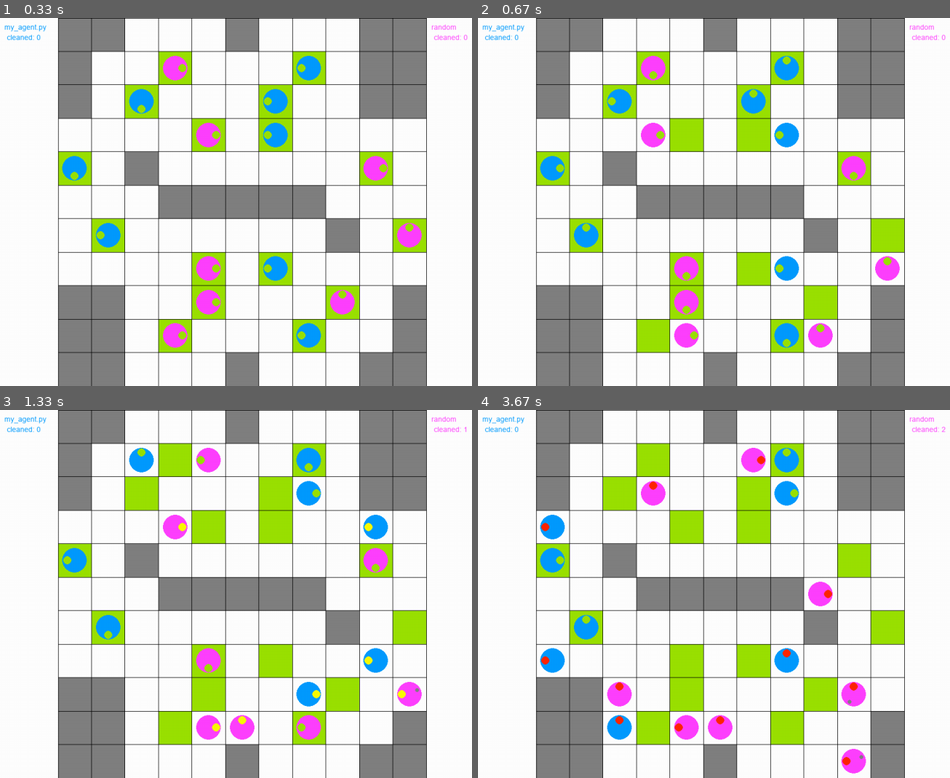
Above: before the commit, frames 1-4 (two rows, left to right).
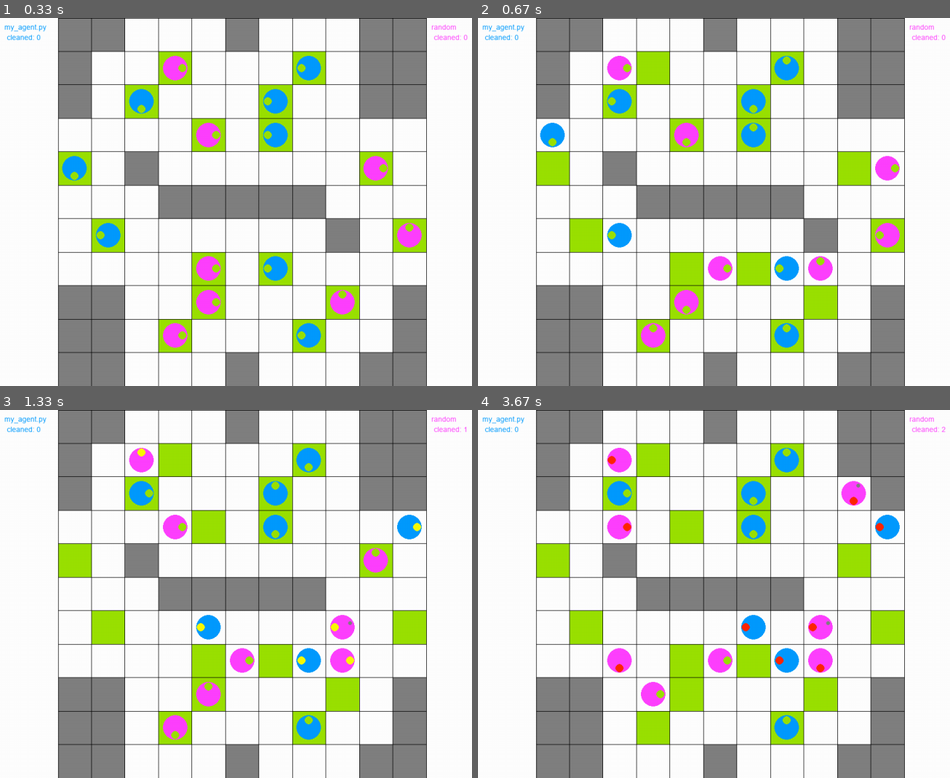
Above: after the commit, the same moments.

Repository: BenKnox9/cosc343assignment2
Game: pygame game, started from cleaners.py
Same seed, same stepped clock (60 frames per second), same inputs: the game is played once before the commit and once after it.
Inputs:
- Up to frame 1 (0.33 s): no input
- Up to frame 2 (0.67 s): no input
- Up to frame 3 (1.33 s): no input
- Up to frame 4 (3.67 s): no input

Frame 1 is identical in both runs. In frame 2, 5.6% of the frame differs, in the area x 13-90%, y 10-90%; in frame 3, 7.4%; in frame 4, 9.5%, in the area x 13-91%, y 10-100%.

Commit message:
fitness function working

Diff:
--- a/my_agent.py
+++ b/my_agent.py
@@ -56,11 +56,8 @@
             bias = np.random.uniform(-1, 1)
             # chromosome = np.random.uniform(0, 1, size=63)
             # bias = np.random.uniform(0, 1)
-
             full_chromosome = np.concatenate((chromosome, [bias]))
-
             sum_chromosome = np.sum(full_chromosome)
-
             self.chromosomeDict[sum_chromosome] = full_chromosome
 
         chromosome = self.chromosomeDict[max(self.chromosomeDict.keys())]
@@ -182,26 +179,28 @@
         cleaned_squares = stats['cleaned']
 
         # Objective 2: Minimize energy consumption (reward energy efficiency)
-        energy_consumed = stats['recharge_energy']  # Energy gained from charging stations
-        active_turns = stats['active_turns']  # Total turns with non-zero energy
+        # Energy gained from charging stations
+        energy_consumed = stats['recharge_energy']
+        # Total turns with non-zero energy
+        active_turns = stats['active_turns']
+
+        same_square = stats['visits']
 
         # Objective 3: Encourage bin emptying
         emptied_bins = stats['emptied']
 
         # You can define weights to balance the importance of these objectives
         weight_cleaned_squares = 1.0
-        weight_energy_efficiency = -0.1  # Negative weight to minimize energy consumption
         weight_emptied_bins = 0.5
-
-        # Calculate the fitness by combining the objectives
+        weight_same_square = -0.7
+        weight_active_turns = 0.2
+
         fitness[n] = (
             weight_cleaned_squares * cleaned_squares +
-            weight_energy_efficiency * (1.0 - (energy_consumed / active_turns)) +
-            weight_emptied_bins * emptied_bins
+            weight_emptied_bins * emptied_bins +
+            weight_same_square * same_square +
+            weight_active_turns * active_turns
         )
-
-
-
 
     # for n, cleaner in enumerate(population):
     #     # cleaner is an instance of the Cleaner class that you implemented above, therefore you can access any attributes
@@ -243,13 +242,19 @@
     nActions = old_population[0].nActions
     maxTurns = old_population[0].maxTurns
 
-    fitness = evalFitness(old_population)
-
     # At this point you should sort the old_population cleaners according to fitness, setting it up for parent
     # selection.
-    # .
-    # .
-    # .
+    fitness = evalFitness(old_population)
+
+    population_fitness = list(zip(fitness, old_population))
+    population_fitness.sort(reverse=True, key=lambda x: x[0])
+
+    # Extract the sorted population (chromosomes only) from the sorted list of tuples
+    sorted_fitness = [individual[0] for individual in population_fitness]
+    sorted_population = [individual[1] for individual in population_fitness]
+
+    print("SORTED FITNESS", sorted_fitness)
+    # print("SORTED POPULATION", sorted_population[0].chromosome)
 
     # Create new population list...
     new_population = list()
--- a/my_agent_lech.py
+++ /dev/null
@@ -1,140 +0,0 @@
-__author__ = "Ben Knox"
-__organization__ = "COSC343/AIML402, University of Otago"
-__email__ = "knobe957@student.otago.ac.nz"
-
-import numpy as np
-
-agentName = "<my_agent>"
-# Train against random agent for 5 generations,
-trainingSchedule = [("random_agent.py", 5), ("self", 1)]
-# then against self for 1 generation
-
-# This is the class for your cleaner/agent
-
-
-class Cleaner:
-
-    def __init__(self, nPercepts, nActions, gridSize, maxTurns):
-        # Initialize the chromosome
-        self.nPercepts = nPercepts
-        self.nActions = nActions
-        self.gridSize = gridSize
-        self.maxTurns = maxTurns
-        self.chromosome = self.createInitialChromosome()
-
-    def createInitialChromosome(self):
-        # Initialize chromosome with random weights and biases
-        # Each action has (nPercepts + 1) weights (nPercepts for inputs and 1 for bias)
-        chromosome = np.random.uniform(-1, 1,
-                                       size=(self.nActions, self.nPercepts + 1))
-        return chromosome
-
-    def AgentFunction(self, percepts):
-        # Extract percepts (visual, energy, bin, fails)
-        visual, energy, bin, fails = percepts
-
-        # Concatenate visual inputs with other percepts
-        input_vector = np.concatenate(
-            (visual.flatten(), [energy, bin, fails]))
-
-        # Initialize empty action vector
-        action_vector = np.zeros(self.nActions)
-
-        # Calculate outputs for each action using the corresponding weights and biases
-        for action in range(self.nActions):
-            weights_and_bias = self.chromosome[action]
-            output = np.dot(input_vector, weights_and_bias)
-            action_vector[action] = output
-
-        # Select the action with the highest output
-        selected_action = np.argmax(action_vector)
-
-        # Create a one-hot encoded action vector
-        action_vector = np.zeros(self.nActions)
-        action_vector[selected_action] = 1
-
-        return action_vector
-
-
-def evalFitness(population):
-
-    N = len(population)
-
-    # Fitness initialiser for all agents
-    fitness = np.zeros((N))
-
-    # This loop iterates over your agents in the old population - the purpose of this boilerplate
-    # code is to demonstrate how to fetch information from the old_population in order
-    # to score fitness of each agent
-    for n, cleaner in enumerate(population):
-        # cleaner is an instance of the Cleaner class that you implemented above, therefore you can access any attributes
-        # (such as `self.chromosome').  Additionally, each object have 'game_stats' attribute provided by the
-        # game engine, which is a dictionary with the following information on the performance of the cleaner in
-        # the last game:
-        #
-        #  cleaner.game_stats['cleaned'] - int, total number of dirt loads picked up
-        #  cleaner.game_stats['emptied'] - int, total number of dirt loads emptied at a charge station
-        #  cleaner.game_stats['active_turns'] - int, total number of turns the bot was active (non-zero energy)
-        #  cleaner.game_stats['successful_actions'] - int, total number of successful actions performed during active
-        #                                                  turns
-        #  cleaner.game_stats['recharge_count'] - int, number of turns spent at a charging station
-        #  cleaner.game_stats['recharge_energy'] - int, total energy gained from the charging station
-        #  cleaner.game_stats['visits'] - int, total number of squares visited (visiting the same square twice counts
-        #                                      as one visit)
-
-        # This fitness functions considers total number of cleaned squares.  This may NOT be the best fitness function.
-        # You SHOULD consider augmenting it with information from other stats as well.  You DON'T HAVE TO make use
-        # of every stat.
-
-        fitness[n] = cleaner.game_stats['cleaned']
-
-    return fitness
-
-
-def newGeneration(old_population):
-
-    # This function should return a tuple consisting of:
-    # - a list of the new_population of cleaners that is of the same length as the old_population,
-    # - the average fitness of the old population
-
-    N = len(old_population)
-
-    # Fetch the game parameters stored in each agent (we will need them to
-    # create a new child agent)
-    gridSize = old_population[0].gridSize
-    nPercepts = old_population[0].nPercepts
-    nActions = old_population[0].nActions
-    maxTurns = old_population[0].maxTurns
-
-    fitness = evalFitness(old_population)
-
-    # At this point you should sort the old_population cleaners according to fitness, setting it up for parent
-    # selection.
-    # .
-    # .
-    # .
-
-    # Create new population list...
-    new_population = list()
-    for n in range(N):
-
-        # Create a new cleaner
-        new_cleaner = Cleaner(nPercepts, nActions, gridSize, maxTurns)
-
-        # Here you should modify the new cleaner' chromosome by selecting two parents (based on their
-        # fitness) and crossing their chromosome to overwrite new_cleaner.chromosome
-
-        # Consider implementing elitism, mutation and various other
-        # strategies for producing a new creature.
-
-        # .
-        # .
-        # .
-
-        # Add the new cleaner to the new population
-        new_population.append(new_cleaner)
-
-    # At the end you need to compute the average fitness and return it along with your new population
-    avg_fitness = np.mean(fitness)
-
-    return (new_population, avg_fitness)
--- a/settings.py
+++ b/settings.py
@@ -19,7 +19,7 @@
     "nCleaners": 8,
 
     # Number of turns per game
-    "nTurns": 100,
+    "nTurns": 25,
 
     # Speed of visualisation ('slow','normal','fast')
     "visSpeed": 'normal',
Not shown, changed: my_agent.tar.gz
Not shown, added: saved/Sep-06-2023-12-21-13-my_agent.py-vs-random.pickle.gz
Not shown, added: saved/Sep-06-2023-12-21-23-my_agent.py-vs-random.pickle.gz
Not shown, added: saved/Sep-06-2023-12-21-34-my_agent.py-vs-random.pickle.gz
Not shown, added: saved/Sep-06-2023-12-34-59-my_agent.py-vs-random.pickle.gz
Not shown, added: saved/Sep-06-2023-12-35-10-my_agent.py-vs-random.pickle.gz
Not shown, added: saved/Sep-06-2023-12-35-21-my_agent.py-vs-random.pickle.gz
Not shown, added: saved/Sep-06-2023-12-35-31-my_agent.py-vs-random.pickle.gz
Not shown, added: saved/Sep-06-2023-12-36-46-my_agent.py-vs-random.pickle.gz
Not shown, added: saved/Sep-06-2023-12-36-57-my_agent.py-vs-random.pickle.gz
Not shown, added: saved/Sep-06-2023-12-37-07-my_agent.py-vs-random.pickle.gz
Not shown, added: saved/Sep-06-2023-12-37-18-my_agent.py-vs-random.pickle.gz
(and 2 more such lines)
